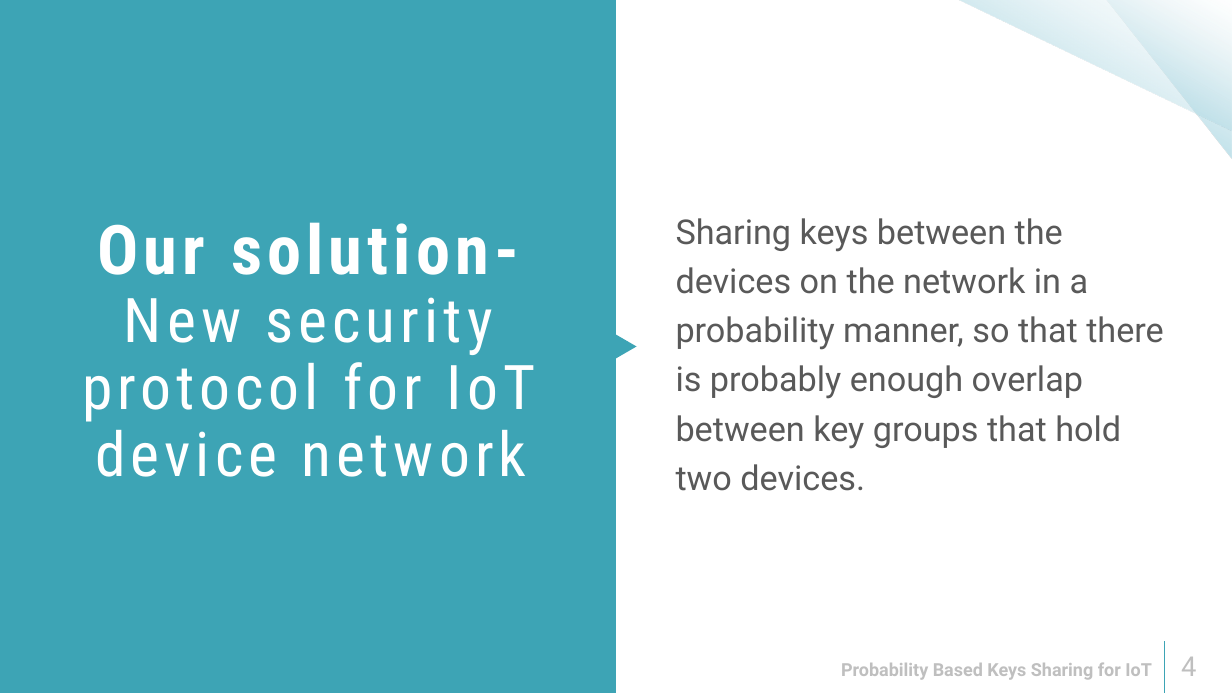
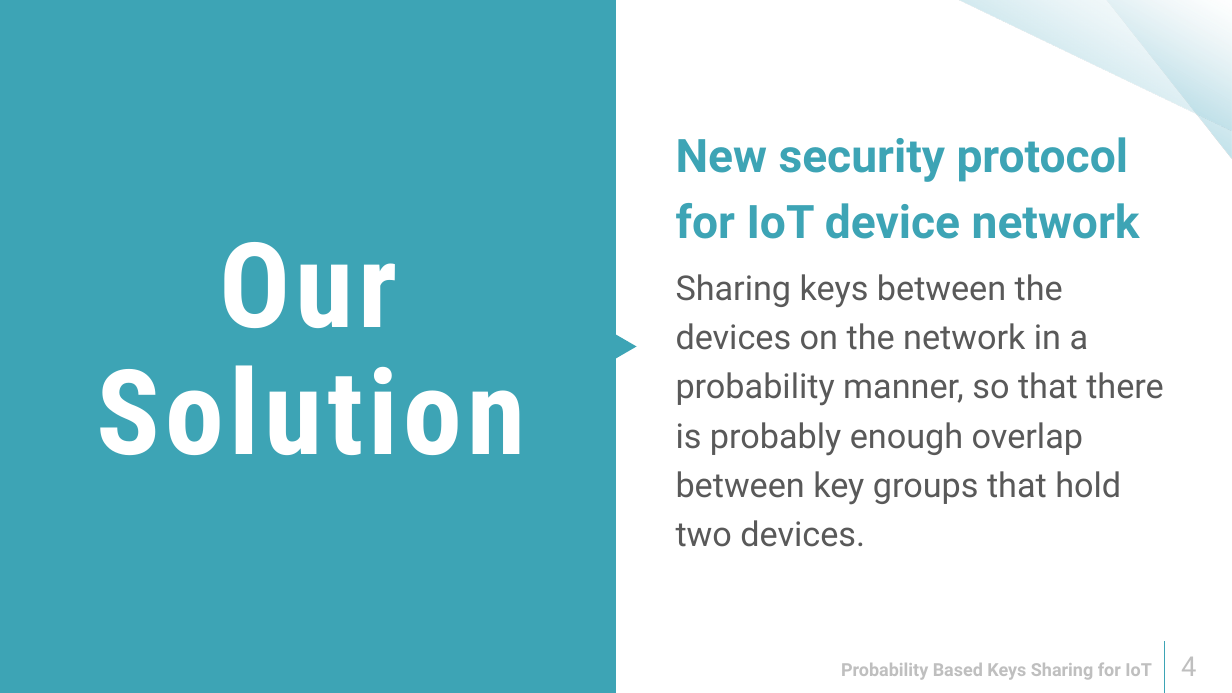
Before and after one commit to reutnagar/distributed-RSA-for-IoT, a slide deck: slide 4 of Docs/Submission/מצגת פרויקט גמר.pptx. Drawn at 1232x693 pixels with LibreOffice and Linux fonts; fonts in the diff are those of the drawing. Boxes give left, top, right and bottom in pixels: in the first picture for what was removed or moved away, otherwise in the second. Text is boxed around its words. In the diff, an @@ line names an element or a change of style, - is before the commit and + after.

```diff
--- a/Docs/Submission/מצגת פרויקט גמר.pptx
+++ b/Docs/Submission/מצגת פרויקט גמר.pptx
@@ text at [676,137,1140,239]: paragraph added @@
+New security protocol for IoT device network
@@ text at [97,242,526,455]: text changed; size 72 to 138 pt; bold on @@
-Our solution- New security protocol for IoT device network
+Our Solution
```
Also in this commit, not shown: 14 other slides changed, 1 slide added, 115 slides removed, 6 other files.
